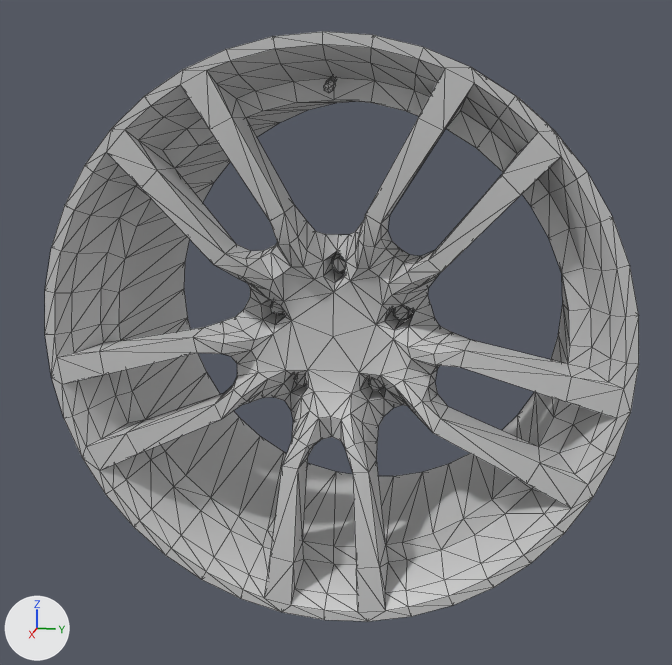
A saved change to the COLLADA model derp_sbrc/vehicles/common/wheels/sbrc_wheels.dae.
Camera for both pictures: a camera (50 mm lens) standing at (0.844, 0.154, 0.193) and looking at (0.006, -0.013, -0.016). Arrows for +X, +Y and +Z are at lower left; the lights stay in place. Mesh edges are drawn as thin lines. Where no turn or scale is listed for an object, it has been applied to the vertices.

Before the edit, the objects in view are built like this:
```python
me_sbrc_wheel_03b_18x9 = bpy.data.meshes.new('sbrc_wheel_03b_18x9')
me_sbrc_wheel_03b_18x9.from_pydata(...)  # 952 vertices, 1854 faces; spans x -0.125..0.125, y -0.246..0.246, z -0.246..0.246
me_sbrc_wheel_03b_18x9.materials.append(mat_sbrc_wheel_01a)  # light grey #cacaca
ob_sbrc_wheel_01a_18x9 = bpy.data.objects.new('sbrc_wheel_01a_18x9', me_sbrc_wheel_03b_18x9)
ob_sbrc_wheel_01a_18x9.location = (0.0, 0.0, 0.0)
```
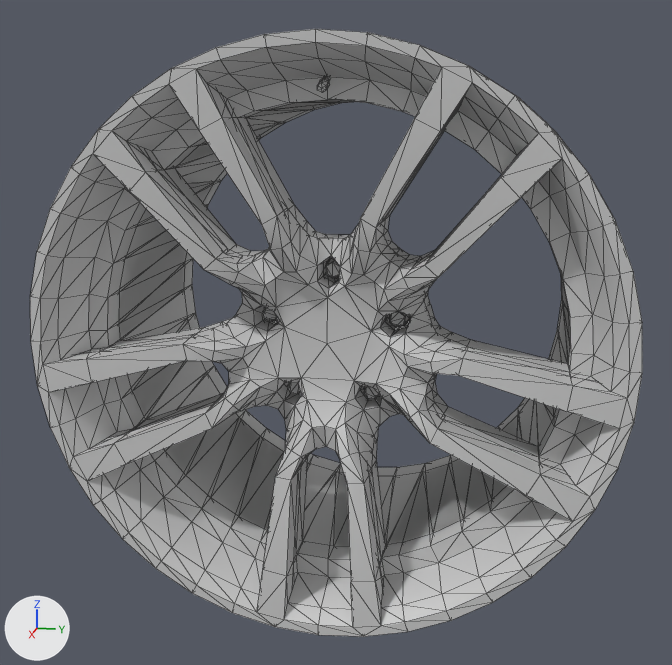
Patch to the scene script:
```diff
--- a/derp_sbrc/vehicles/common/wheels/sbrc_wheels.dae.py
+++ b/derp_sbrc/vehicles/common/wheels/sbrc_wheels.dae.py
@@ me_sbrc_wheel_03b_18x9_001 @@
+me_sbrc_wheel_03b_18x9_001.from_pydata(...)  # 952 vertices, 1854 faces; spans x -0.151..0.15, y -0.246..0.246, z -0.246..0.246
+me_sbrc_wheel_03b_18x9_001.materials.append(mat_sbrc_wheel_01a)  # light grey #cacaca
@@ ob_sbrc_wheel_01a_18x11 @@
+ob_sbrc_wheel_01a_18x11 = bpy.data.objects.new('sbrc_wheel_01a_18x11', me_sbrc_wheel_03b_18x9_001)
+ob_sbrc_wheel_01a_18x11.location = (0.0, 0.0, 0.0)
```

Pixel boxes [x1, y1, x2, y2] of what changed, in the pictures (672 x 665 px):
'sbrc_wheel_01a_18x11', added: after [30, 29, 642, 637]
'sbrc_wheel_01a_18x9', unchanged, covered by the edit: before [45, 31, 639, 621]; after [75, 90, 601, 591]
